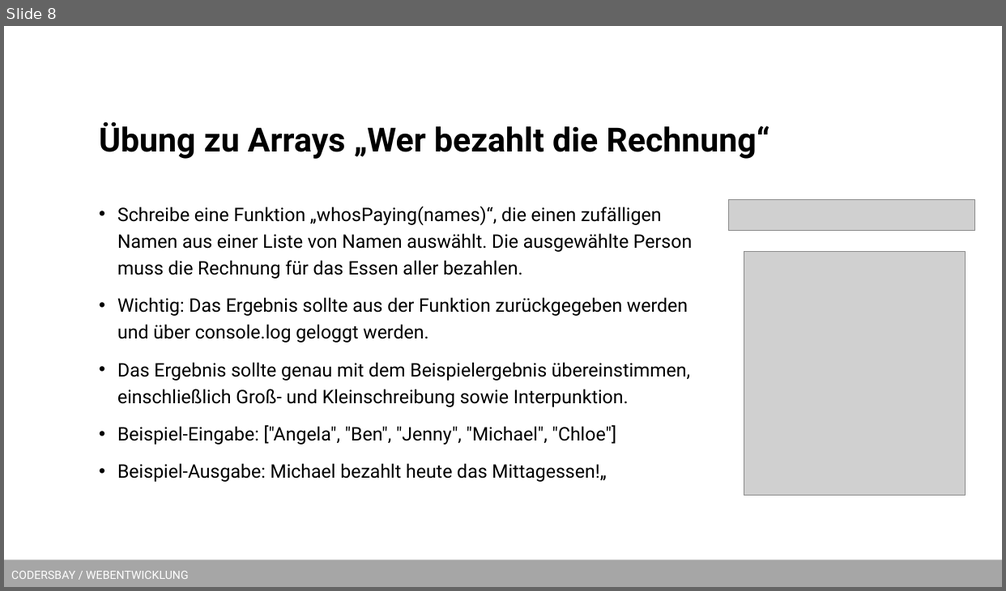
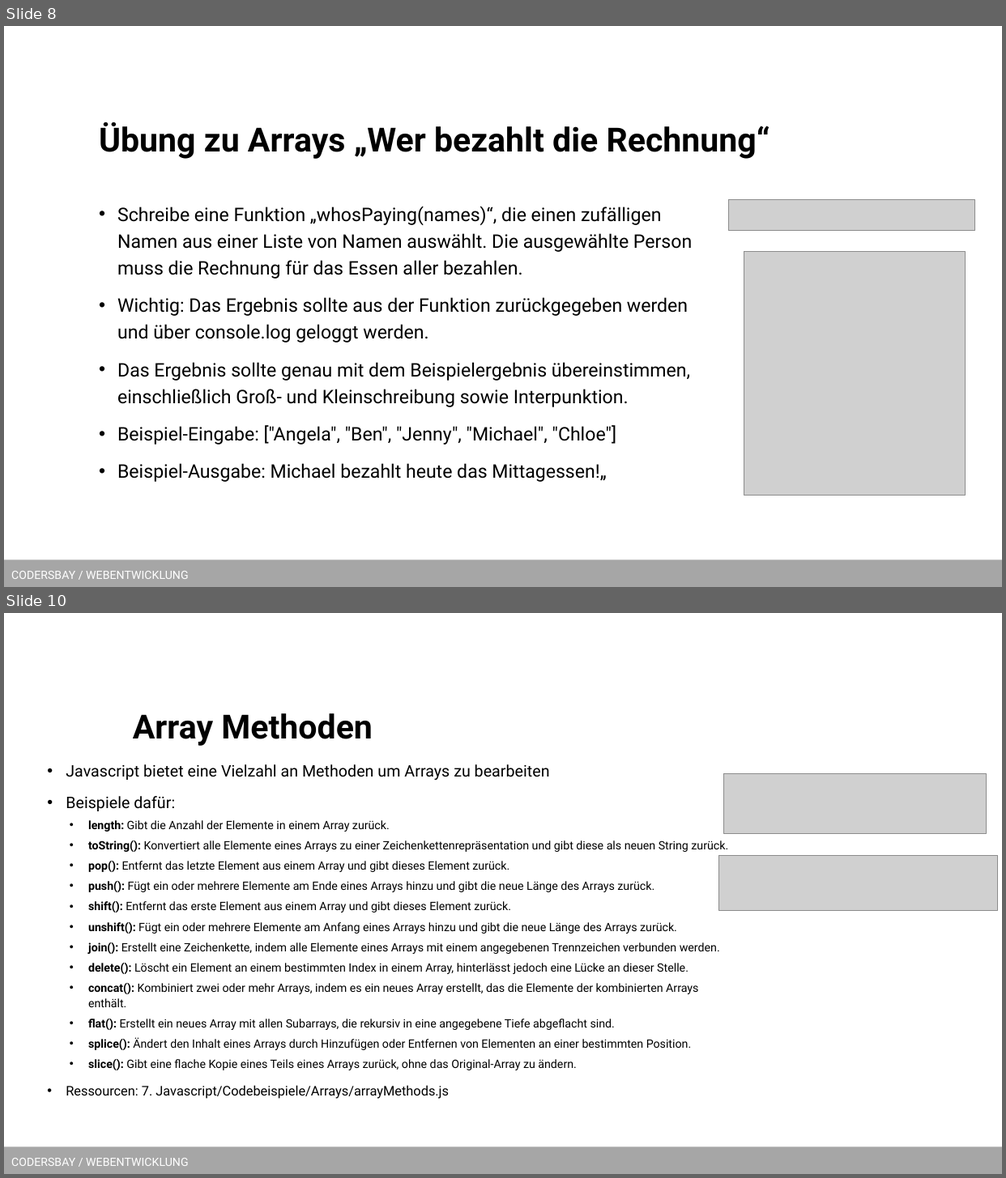
Before and after one commit to kodo89/Webentwicklung_23_24, a slide deck: 7. Javascript/Slides/JS Arrays und Objekte.pptx. Shown one above the other, each under a label of ours: slide 8 before the commit, slides 8 and 10 after it; the slides between them are not shown. The pictures are 1006x591 and 1006x1178 pixels, drawn with LibreOffice and Linux fonts; fonts in the diff are those of the drawing; grey boxes stand for pictures; background and template pictures are left out. Boxes give left, top, right and bottom in pixels: in the first picture for what was removed or moved away, otherwise in the second. Text is boxed around its words. In the diff, an @@ line names an element or a change of style, - is before the commit and + after.

```diff
--- a/7. Javascript/Slides/JS Arrays und Objekte.pptx
+++ b/7. Javascript/Slides/JS Arrays und Objekte.pptx
@@ slide 10 added at bbox=[4, 613, 1002, 1174], background #FFFFFF; not listed: 1 template element that a slide beside it also shows @@
@@ title added at bbox=[133, 713, 372, 746], 32 pt, text #000000, bold @@
+Array Methoden
@@ text added at bbox=[66, 764, 728, 1099], 11.1 pt, text #000000 @@
+• Javascript bietet eine Vielzahl an Methoden um Arrays zu bearbeiten
+• Beispiele dafür:
+  • length: Gibt die Anzahl der Elemente in einem Array zurück.
+  • toString(): Konvertiert alle Elemente eines Arrays zu einer Zeichenkettenrepräsentation und gibt diese als neuen String zurück.
+  • pop(): Entfernt das letzte Element aus einem Array und gibt dieses Element zurück.
+  • push(): Fügt ein oder mehrere Elemente am Ende eines Arrays hinzu und gibt die neue Länge des Arrays zurück.
+  • shift(): Entfernt das erste Element aus einem Array und gibt dieses Element zurück.
+  • unshift(): Fügt ein oder mehrere Elemente am Anfang eines Arrays hinzu und gibt die neue Länge des Arrays zurück.
+  • join(): Erstellt eine Zeichenkette, indem alle Elemente eines Arrays mit einem angegebenen Trennzeichen verbunden werden.
+  • delete(): Löscht ein Element an einem bestimmten Index in einem Array, hinterlässt jedoch eine Lücke an dieser Stelle.
+  • concat(): Kombiniert zwei oder mehr Arrays, indem es ein neues Array erstellt, das die Elemente der kombinierten Arrays enthält.
+  • flat(): Erstellt ein neues Array mit allen Subarrays, die rekursiv in eine angegebene Tiefe abgeflacht sind.
+  • splice(): Ändert den Inhalt eines Arrays durch Hinzufügen oder Entfernen von Elementen an einer bestimmten Position.
+  • slice(): Gibt eine flache Kopie eines Teils eines Arrays zurück, ohne das Original-Array zu ändern.
+• Ressourcen: 7. Javascript/Codebeispiele/Arrays/arrayMethods.js
@@ picture added at bbox=[724, 774, 987, 835] @@
@@ picture added at bbox=[720, 856, 997, 911] @@
```
Also in this commit, not shown: 2 slides changed, 4 other slides added, 26 other files.
